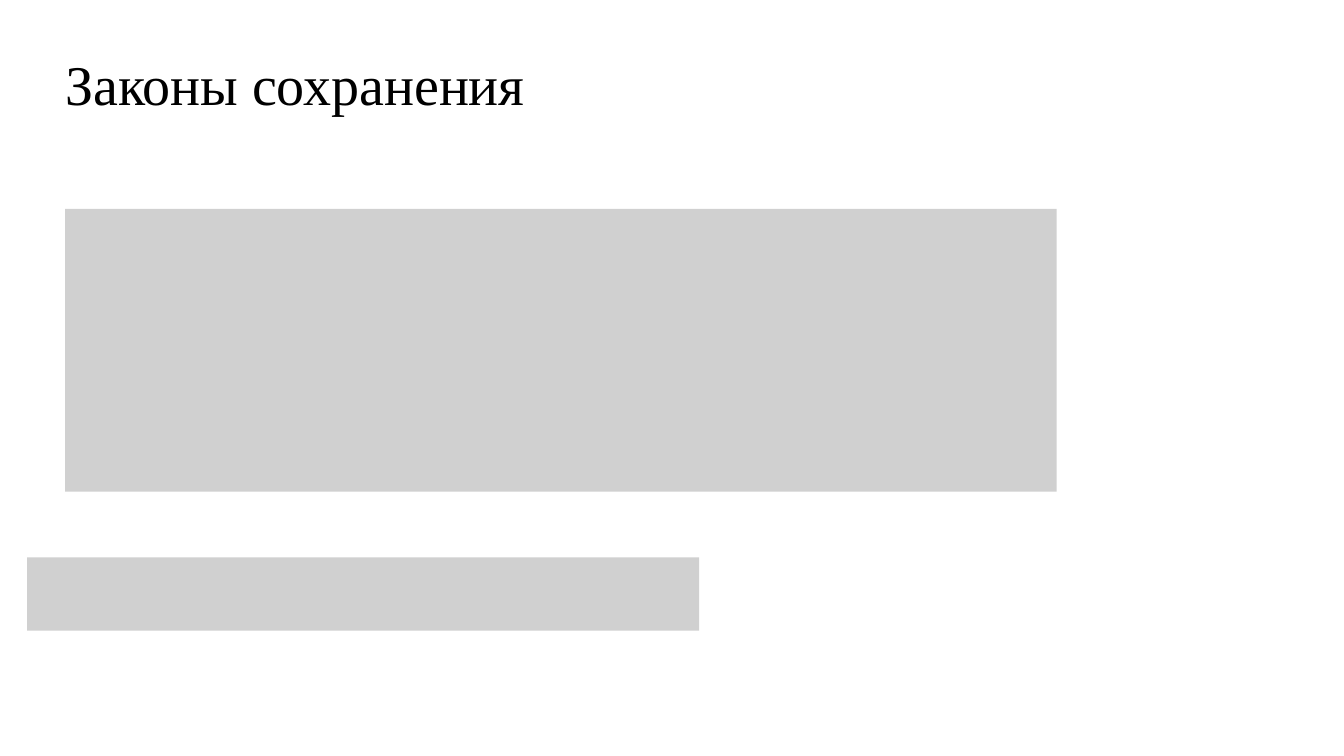
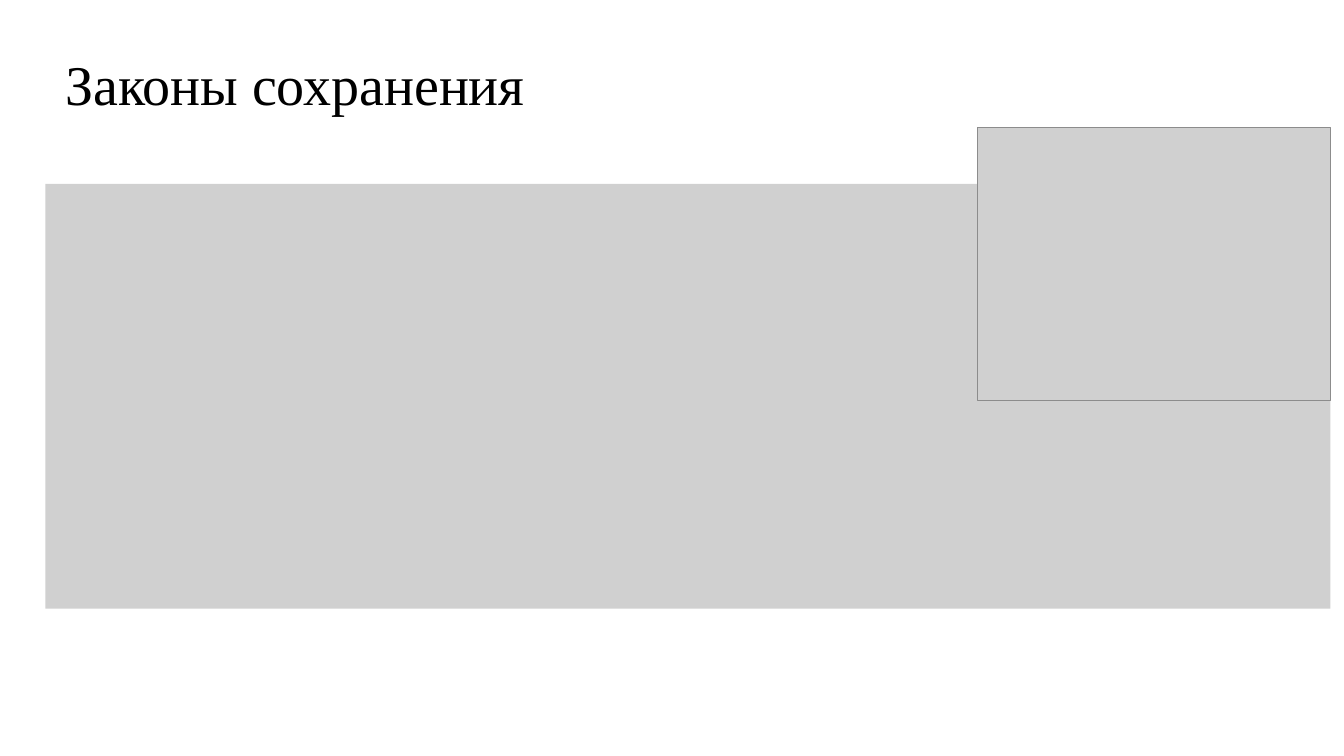
Before and after one commit to 1g0g0r/reservoir-simulator, a slide deck: slide 3 of resources/Лазарев.pptx. Drawn at 1344x756 pixels with LibreOffice and Linux fonts; fonts in the diff are those of the drawing; grey boxes stand for pictures. Boxes give left, top, right and bottom in pixels: in the first picture for what was removed or moved away, otherwise in the second. Text is boxed around its words. In the diff, an @@ line names an element or a change of style, - is before the commit and + after.

```diff
--- a/resources/Лазарев.pptx
+++ b/resources/Лазарев.pptx
@@ picture added at bbox=[978, 128, 1331, 401] @@
@@ picture: place and size @@
-picture at bbox=[66, 209, 1058, 492]
+picture at bbox=[45, 185, 1331, 609]
@@ picture removed at bbox=[27, 558, 700, 631] @@
```
Also in this commit, not shown: 1 other slide changed, 8 slides added, 1 slide removed, 4 other files.
